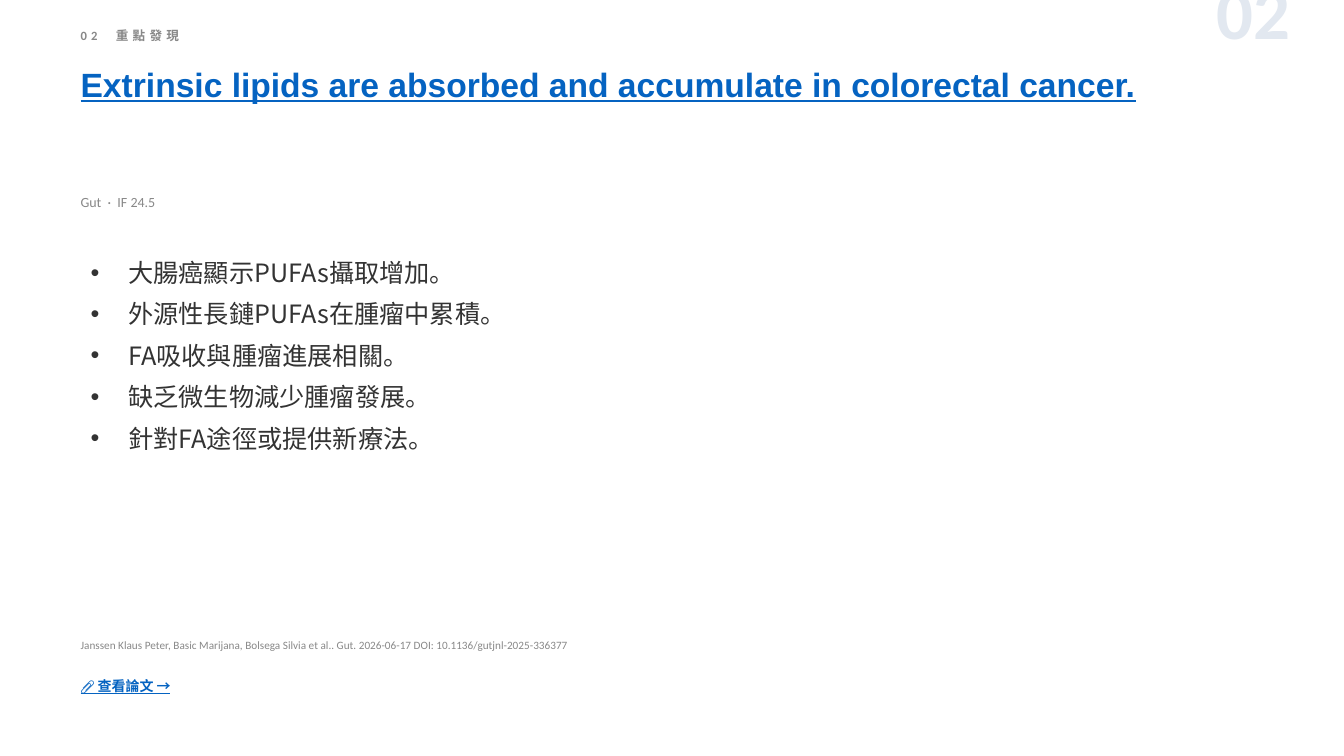
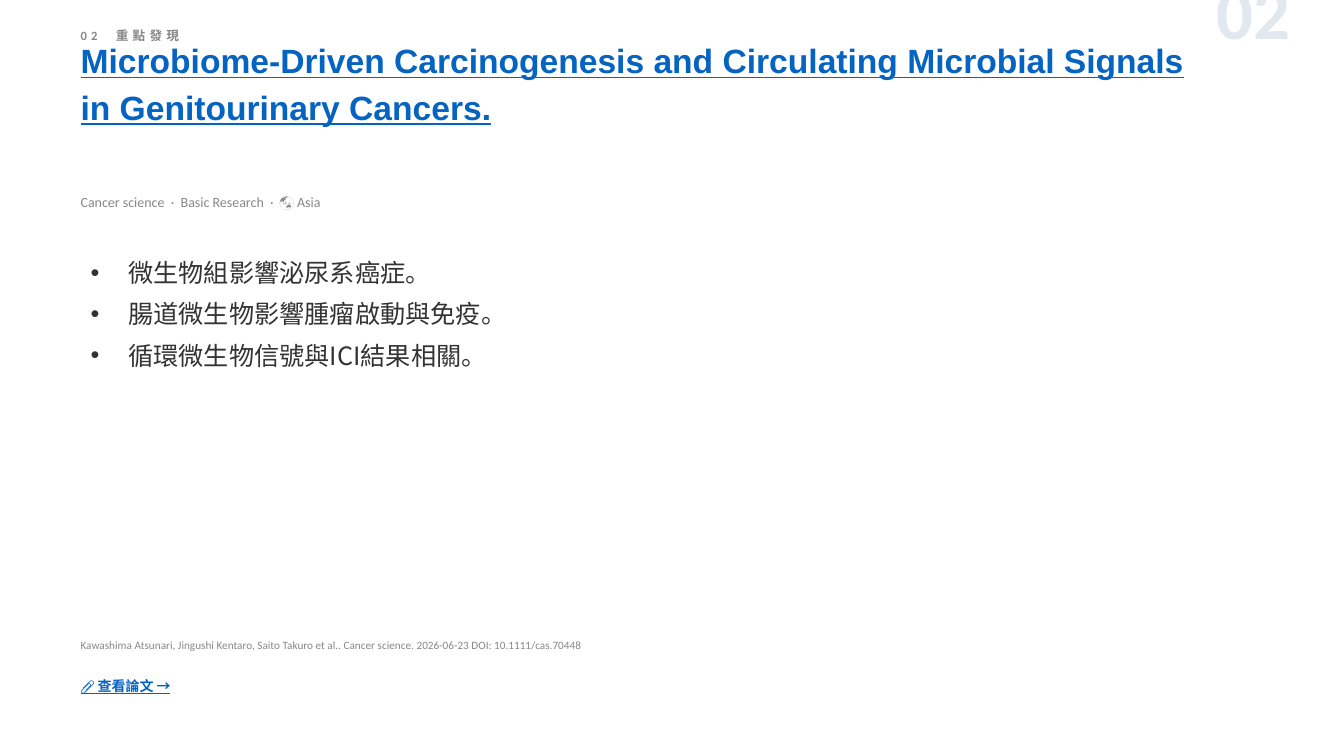
Before and after one commit to jejenhu-maker/colorectal-weekly-digest, a slide deck: slide 4 of docs/digest-zh.pptx. Drawn at 1344x756 pixels with LibreOffice and Linux fonts; fonts in the diff are those of the drawing. Boxes give left, top, right and bottom in pixels: in the first picture for what was removed or moved away, otherwise in the second. Text is boxed around its words. In the diff, an @@ line names an element or a change of style, - is before the commit and + after.

```diff
--- a/docs/digest-zh.pptx
+++ b/docs/digest-zh.pptx
@@ text at bbox=[81, 48, 1183, 127]: text changed @@
-Extrinsic lipids are absorbed and accumulate in colorectal cancer.
+Microbiome-Driven Carcinogenesis and Circulating Microbial Signals in Genitourinary Cancers.
@@ text at bbox=[81, 197, 320, 207]: text changed @@
-Gut · IF 24.5
+Cancer science · Basic Research · 🌏 Asia
@@ text at bbox=[128, 260, 506, 367]: text changed @@
-• 大腸癌顯示PUFAs攝取增加。
-• 外源性長鏈PUFAs在腫瘤中累積。
-• FA吸收與腫瘤進展相關。
-• 缺乏微生物減少腫瘤發展。
-• 針對FA途徑或提供新療法。
+• 微生物組影響泌尿系癌症。
+• 腸道微生物影響腫瘤啟動與免疫。
+• 循環微生物信號與ICI結果相關。
@@ text at bbox=[81, 641, 581, 651]: text changed @@
-Janssen Klaus Peter, Basic Marijana, Bolsega Silvia et al.. Gut. 2026-06-17 DOI: 10.1136/gutjnl-2025-336377
+Kawashima Atsunari, Jingushi Kentaro, Saito Takuro et al.. Cancer science. 2026-06-23 DOI: 10.1111/cas.70448
```
Also in this commit, not shown: 11 other slides changed, 2 slides added, 2 slides removed, 2 other files.
